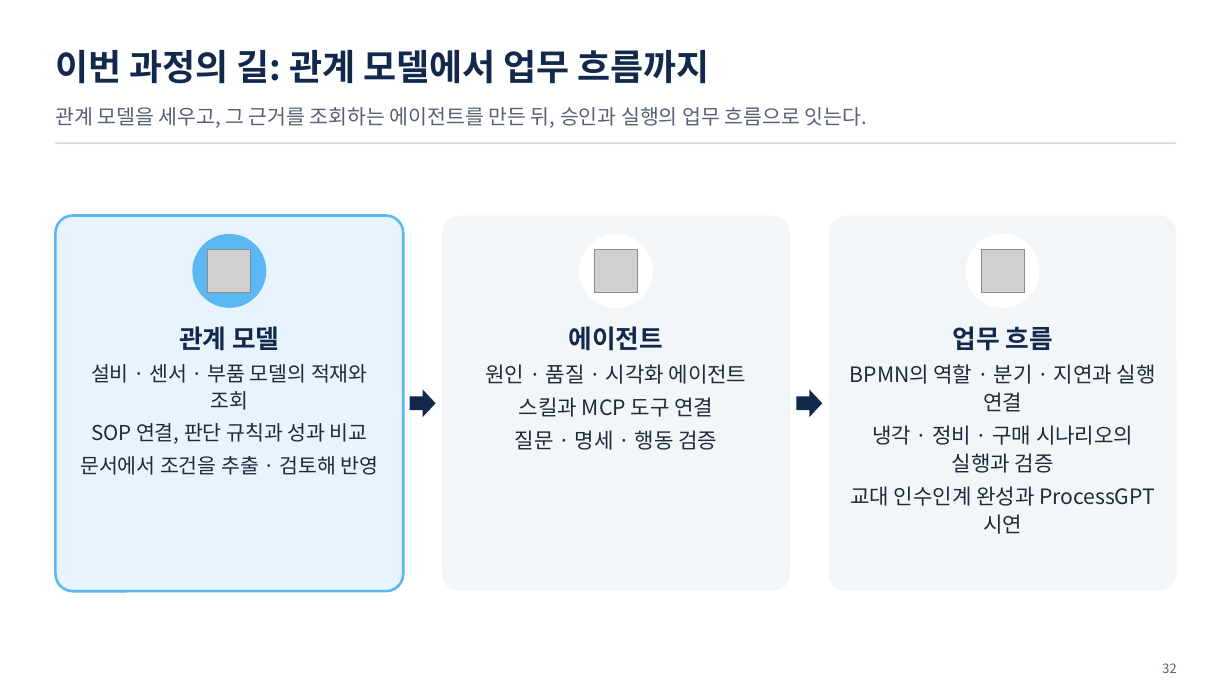
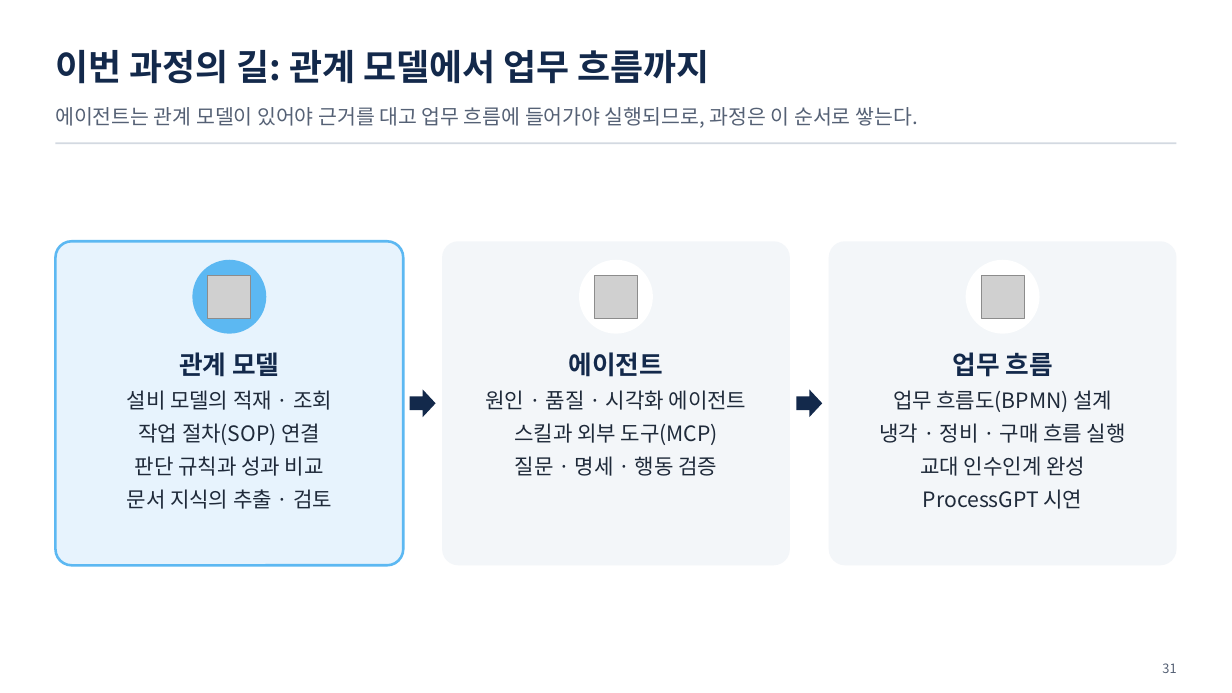
Before and after one commit to uengine-oss/hyd-iot-edu, a slide deck: slide 31 of 산출물/통합반/이론_오프라인/01회차/통합반_오프라인_01회차.pptx (slide 32 before the commit). Drawn at 1232x693 pixels with LibreOffice and Linux fonts; fonts in the diff are those of the drawing; grey boxes stand for pictures. Boxes give left, top, right and bottom in pixels: in the first picture for what was removed or moved away, otherwise in the second. Text is boxed around its words. In the diff, an @@ line names an element or a change of style, - is before the commit and + after.

```diff
--- a/산출물/통합반/이론_오프라인/01회차/통합반_오프라인_01회차.pptx
+++ b/산출물/통합반/이론_오프라인/01회차/통합반_오프라인_01회차.pptx
@@ text at bbox=[55, 107, 917, 128]: text changed @@
-관계 모델을 세우고, 그 근거를 조회하는 에이전트를 만든 뒤, 승인과 실행의 업무 흐름으로 잇는다.
+에이전트는 관계 모델이 있어야 근거를 대고 업무 흐름에 들어가야 실행되므로, 과정은 이 순서로 쌓는다.
@@ rounded rectangle: place and size @@
-rounded rectangle at bbox=[55, 215, 403, 592]
+rounded rectangle at bbox=[55, 241, 403, 566]
@@ rounded rectangle: place and size @@
-rounded rectangle at bbox=[442, 215, 789, 592]
+rounded rectangle at bbox=[442, 241, 789, 566]
@@ rounded rectangle: place and size @@
-rounded rectangle at bbox=[829, 215, 1177, 592]
+rounded rectangle at bbox=[829, 241, 1177, 566]
@@ 3 pictures, 3 ellipses: place and size @@
-3 pictures, 3 ellipses at bbox=[192, 234, 1040, 308]
+3 pictures, 3 ellipses at bbox=[192, 260, 1040, 334]
@@ text "관계 모델": place and size @@
-text "관계 모델" at bbox=[80, 326, 379, 475]
+text "관계 모델" at bbox=[127, 352, 332, 509]
@@ text "에이전트": place and size @@
-text "에이전트" at bbox=[486, 326, 747, 417]
+text "에이전트" at bbox=[486, 352, 747, 476]
@@ text "업무 흐름": place and size @@
-text "업무 흐름" at bbox=[850, 326, 1156, 534]
+text "업무 흐름" at bbox=[880, 352, 1126, 509]
@@ text at bbox=[127, 390, 332, 509]: text changed; size 16 to 16.5 pt @@
-설비 · 센서 · 부품 모델의 적재와 조회
-SOP 연결, 판단 규칙과 성과 비교
-문서에서 조건을 추출 · 검토해 반영
+설비 모델의 적재 · 조회
+작업 절차(SOP) 연결
+판단 규칙과 성과 비교
+문서 지식의 추출 · 검토
@@ text at bbox=[880, 390, 1126, 509]: text changed @@
-BPMN의 역할 · 분기 · 지연과 실행 연결
-냉각 · 정비 · 구매 시나리오의 실행과 검증
-교대 인수인계 완성과 ProcessGPT 시연
+업무 흐름도(BPMN) 설계
+냉각 · 정비 · 구매 흐름 실행
+교대 인수인계 완성
+ProcessGPT 시연
@@ text at bbox=[514, 423, 718, 445]: text changed @@
-스킬과 MCP 도구 연결
+스킬과 외부 도구(MCP)
@@ text at bbox=[1162, 663, 1176, 673]: text changed @@
-32
+31
```
Also in this commit, not shown: 31 other slides changed, 3 slides added, 4 slides removed, 4 other files.
